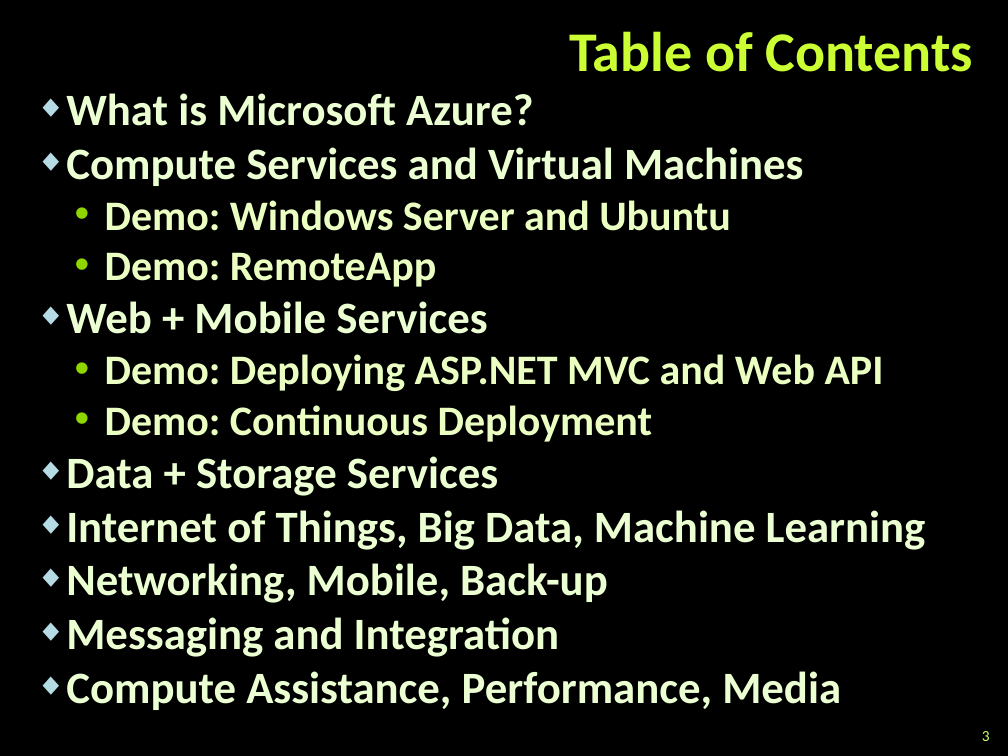
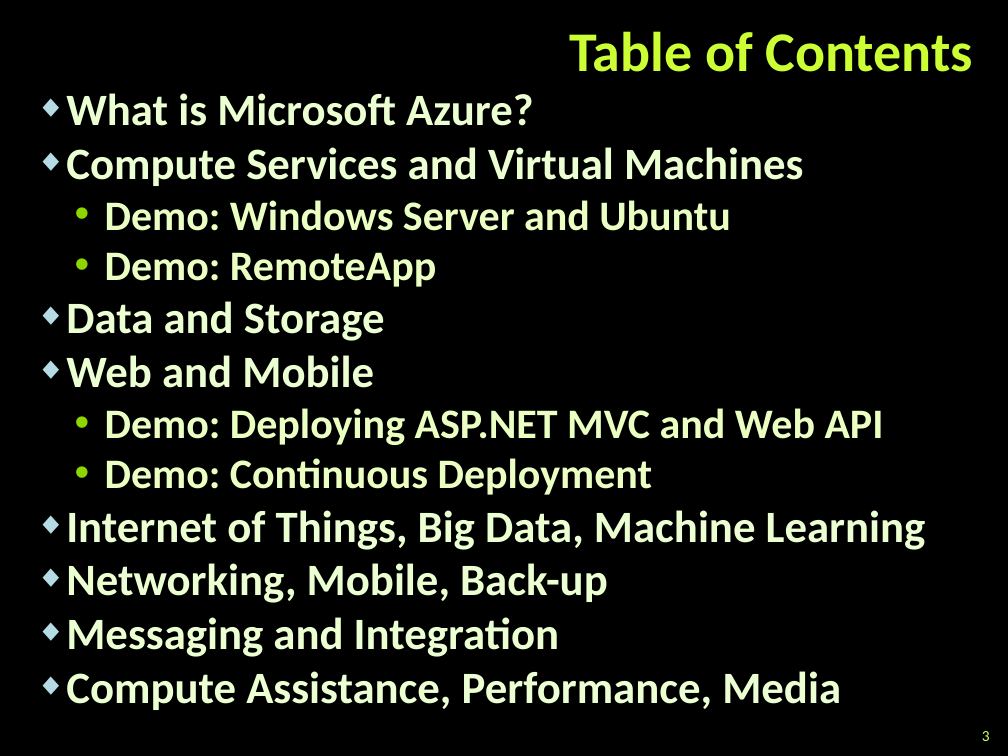
Before and after one commit to TelerikAcademy/Web-Services-and-Cloud, a slide deck: slide 3 of 09. Intro-to-Azure/Intro-to-Azure.pptx. Drawn at 1008x756 pixels with LibreOffice and Linux fonts; fonts in the diff are those of the drawing; background and template pictures are left out. Boxes give left, top, right and bottom in pixels: in the first picture for what was removed or moved away, otherwise in the second. Text is boxed around its words. In the diff, an @@ line names an element or a change of style, - is before the commit and + after.

```diff
--- a/09. Intro-to-Azure/Intro-to-Azure.pptx
+++ b/09. Intro-to-Azure/Intro-to-Azure.pptx
@@ text at [66,301,385,388]: text changed @@
-◆ Web + Mobile Services
+◆ Data and Storage
+◆ Web and Mobile
@@ text at [66,456,498,496]: paragraph removed @@
-◆ Data + Storage Services
```
Also in this commit, not shown: 3 other slides changed, 3 slides added, 1 slide removed.
